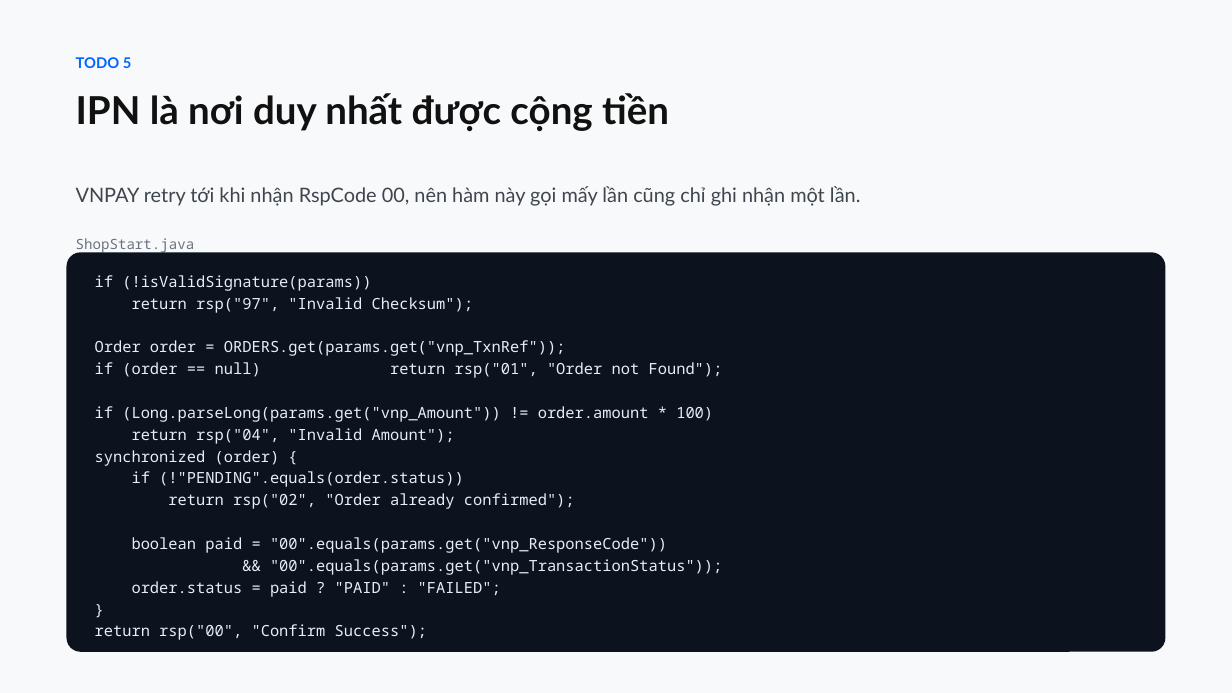
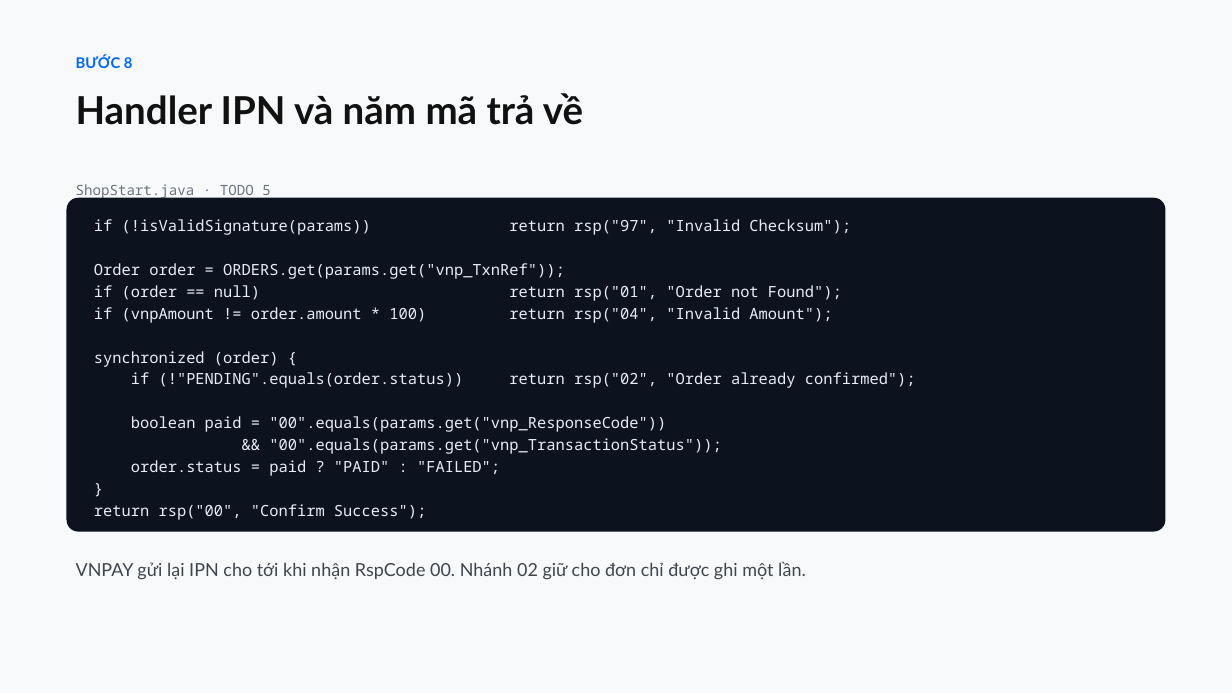
Before and after one commit to conchocon154/vnpay-seminar, a slide deck: slide 12 of VNPAY-seminar.pptx. Drawn at 1232x693 pixels with LibreOffice and Linux fonts; fonts in the diff are those of the drawing. Boxes give left, top, right and bottom in pixels: in the first picture for what was removed or moved away, otherwise in the second. Text is boxed around its words. In the diff, an @@ line names an element or a change of style, - is before the commit and + after.

```diff
--- a/VNPAY-seminar.pptx
+++ b/VNPAY-seminar.pptx
@@ text at (x1=76, y1=55, x2=583, y2=125): text changed @@
-TODO 5
-IPN là nơi duy nhất được cộng tiền
+BƯỚC 8
+Handler IPN và năm mã trả về
@@ rounded rectangle "if (!isValidSignature(params)) return rsp("97", "Invalid ..." resized from (x1=67, y1=252, x2=1165, y2=652) to (x1=67, y1=198, x2=1165, y2=531) @@
@@ text at (x1=76, y1=184, x2=270, y2=199): text changed @@
-ShopStart.java
+ShopStart.java · TODO 5
@@ text removed at (x1=76, y1=186, x2=861, y2=206) @@
-VNPAY retry tới khi nhận RspCode 00, nên hàm này gọi mấy lần cũng chỉ ghi nhận một lần.
@@ text in rounded rectangle at (x1=94, y1=219, x2=851, y2=235): text changed @@
-if (!isValidSignature(params))
-return rsp("97", "Invalid Checksum");
+if (!isValidSignature(params)) return rsp("97", "Invalid Checksum");
@@ text in rounded rectangle at (x1=94, y1=307, x2=832, y2=323): text changed @@
-if (Long.parseLong(params.get("vnp_Amount")) != order.amount * 100)
-return rsp("04", "Invalid Amount");
+if (vnpAmount != order.amount * 100) return rsp("04", "Invalid Amount");
@@ text in rounded rectangle at (x1=131, y1=372, x2=916, y2=388): text changed @@
-if (!"PENDING".equals(order.status))
-return rsp("02", "Order already confirmed");
+if (!"PENDING".equals(order.status)) return rsp("02", "Order already confirmed");
@@ text added at (x1=76, y1=561, x2=806, y2=580), 14 pt, text #3F454D @@
+VNPAY gửi lại IPN cho tới khi nhận RspCode 00. Nhánh 02 giữ cho đơn chỉ được ghi một lần.
```
Also in this commit, not shown: 3 other slides changed, 10 slides added, 15 slides removed, 1 other file.
